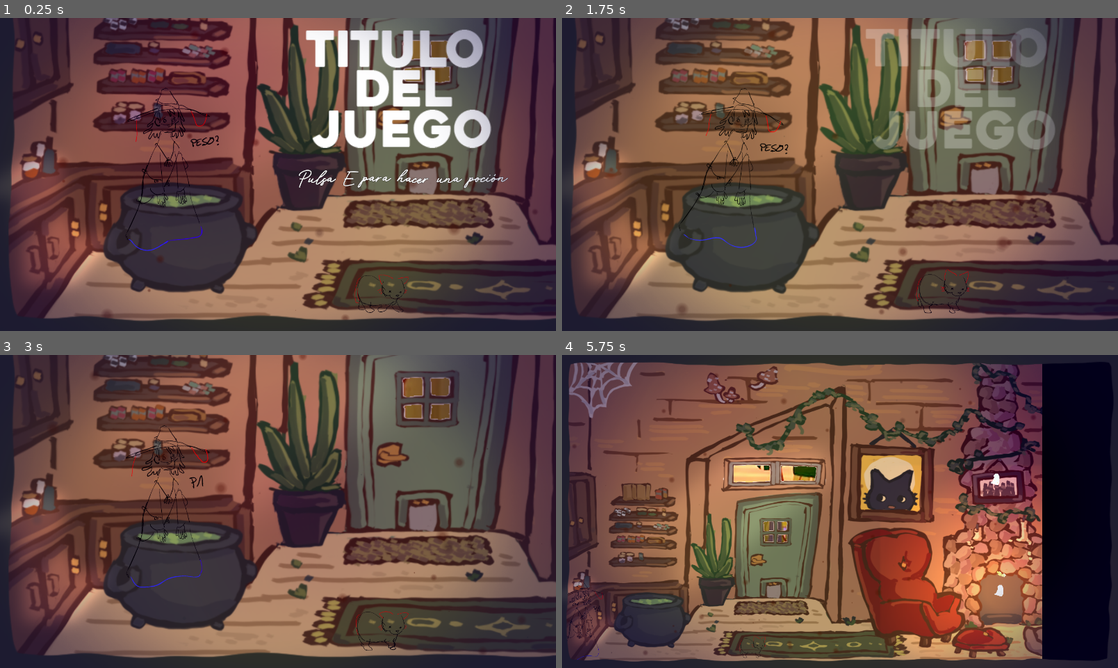
Above: before the commit, frames 1-4 (two rows, left to right).
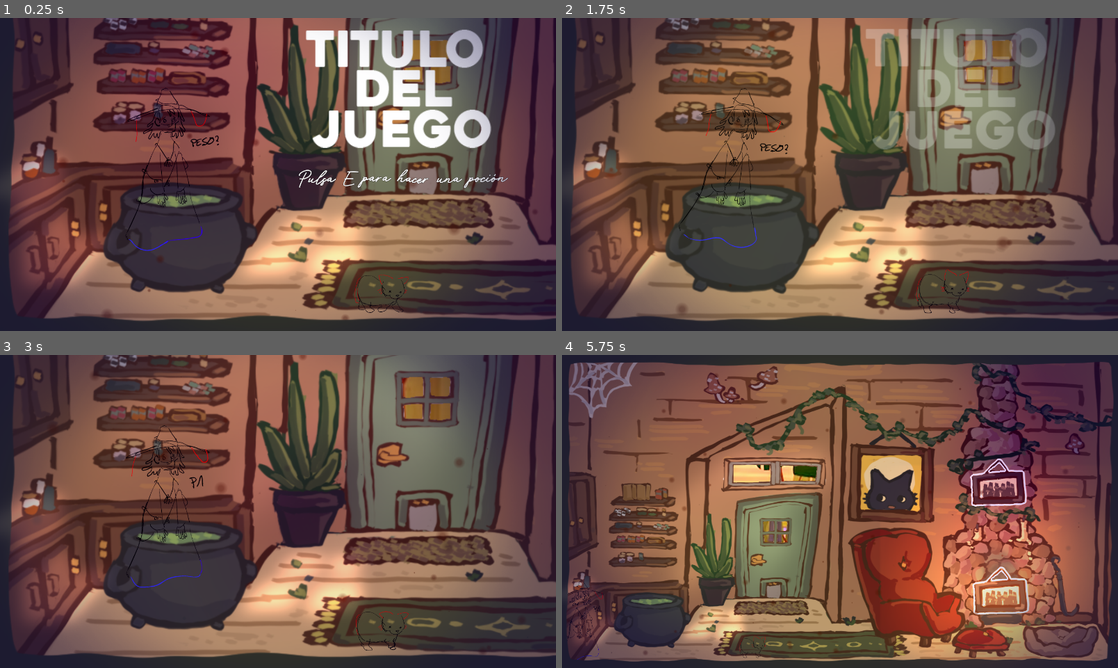
Above: after the commit, the same moments.

Repository: Mapachana/GlobalGameJam25
Game: Godot game, scene res://Scenes/Main.tscn
Two runs of this game, one before a commit and one after it. Both use one fixed random seed, a clock stepped at 60 frames per second and the inputs below. Sound files missing from this copy of the repository are replaced by a short silence.
Inputs:
- Up to frame 1 (0.25 s): no input
- Up to frame 2 (1.75 s): tap E at 0.5, 1.25 s; hold Right (ui_right) 0.53-1.28 s; tap Enter (ui_accept) at 0.77, 1.52 s; hold Down (ui_down) from 1.28 s (still down)
- Up to frame 3 (3 s): release Down (ui_down) at 2.03 s; hold Right (ui_right) 2.03-2.78 s; hold Up (ui_up) from 2.78 s (still down)
- Up to frame 4 (5.75 s): tap Enter (ui_accept) at 3.02, 3.77, 4.52 s; release Up (ui_up) at 3.53 s; hold Left (ui_left) 3.53-5.03 s; hold Down (ui_down) from 5.03 s (still down)

The runs differ from the first frame. In frame 1, 4.2% of the frame differs, in the area x 43-81%, y 6-85%; in frame 2, 4.5%; in frame 3, 4.6%; in frame 4, 15%, in the area x 2-100%, y 2-98%.

Commit message:
ni idea!

Diff:
--- a/ggj2025/Scenes/Estrofa2_anim.tscn
+++ b/ggj2025/Scenes/Estrofa2_anim.tscn
@@ -1,6 +1,6 @@
 [gd_scene load_steps=7 format=3 uid="uid://co1y2smwhfuv7"]
 
-[ext_resource type="Texture2D" uid="uid://bfmy6g4yytdjr" path="res://Images/DRAMA.png" id="1_xfm2x"]
+[ext_resource type="Texture2D" uid="uid://ckwgs27kt2ixq" path="res://Images/cosas salon/salon fondo.png" id="1_ehdg2"]
 
 [sub_resource type="Gradient" id="Gradient_m4pro"]
 offsets = PackedFloat32Array(0.547718, 0.962656, 1)
@@ -87,7 +87,7 @@
 modulate = Color(1, 1, 1, 0)
 position = Vector2(721, 410)
 scale = Vector2(1.26957, 1.26957)
-texture = ExtResource("1_xfm2x")
+texture = ExtResource("1_ehdg2")
 
 [node name="RichTextLabel2" type="RichTextLabel" parent="."]
 offset_left = 1141.0
--- a/ggj2025/Scenes/Main.tscn
+++ b/ggj2025/Scenes/Main.tscn
@@ -12,7 +12,6 @@
 [ext_resource type="Texture2D" uid="uid://ch5mkjvvi1dmw" path="res://Images/cosas salon/caldero.png" id="5_0lyv4"]
 [ext_resource type="Texture2D" uid="uid://bid536u4ornod" path="res://Images/estudio sucio.jpg" id="5_2dtpk"]
 [ext_resource type="Texture2D" uid="uid://bgrjt4dgkhlwf" path="res://Images/pj IDLE/idle0001.png" id="6_2dvtn"]
-[ext_resource type="Texture2D" uid="uid://ctg3m3wjs3nwm" path="res://Images/cosas salon/cuadro.png" id="6_p13jp"]
 [ext_resource type="Texture2D" uid="uid://22fqkovei0yb" path="res://Images/pj IDLE/idle0002.png" id="7_mx3v3"]
 [ext_resource type="AudioStream" uid="uid://77latoqsh4re" path="res://Music/prueba/GGJ2024.ogg" id="7_t5vac"]
 [ext_resource type="PackedScene" uid="uid://d18pqfbs864oc" path="res://Scenes/Objeto.tscn" id="8_nq87s"]
@@ -46,14 +45,25 @@
 [ext_resource type="Texture2D" uid="uid://c3ewlmdqv23a" path="res://Images/ilum suelo buhardilla.png" id="41_qlss1"]
 [ext_resource type="Texture2D" uid="uid://bcr7vug34wtgi" path="res://Images/ilum buhardilla.png" id="42_swuu4"]
 [ext_resource type="Texture2D" uid="uid://bshevujjg4hi3" path="res://Images/ilum suelo dormitorio.png" id="43_ey5m7"]
+[ext_resource type="Texture2D" uid="uid://bv2ml5jl1tdb8" path="res://Images/suelo detalle salon 2.png" id="43_pxu3q"]
+[ext_resource type="Texture2D" uid="uid://b35qjo2ntd7tm" path="res://Images/salon luz 2.png" id="44_r4hhc"]
 [ext_resource type="Texture2D" uid="uid://bcaw08ihri0rb" path="res://Images/ilum dormitorio.png" id="44_whxl0"]
 [ext_resource type="Texture2D" uid="uid://drvsthgclasin" path="res://Images/TITULO.png" id="45_g40rn"]
 [ext_resource type="FontFile" uid="uid://djlc0jlsskgd8" path="res://fuentes/Witches Friend Script.ttf" id="46_wc5us"]
 [ext_resource type="Texture2D" uid="uid://ddbdc28moknao" path="res://Images/cosas salon/sofa y reposapies.png" id="48_d4wyc"]
 
-[sub_resource type="Gradient" id="Gradient_7gbkl"]
-offsets = PackedFloat32Array(0, 0.0266667, 1)
-colors = PackedColorArray(0.220588, 0.220588, 0.220588, 1, 0.833439, 0.679624, 0.389241, 1, 1, 1, 1, 1)
+[sub_resource type="Gradient" id="Gradient_hwerc"]
+offsets = PackedFloat32Array(0.346154, 0.700855, 1)
+colors = PackedColorArray(1, 1, 1, 1, 0, 0, 0, 0, 0, 0, 0, 0)
+
+[sub_resource type="GradientTexture2D" id="GradientTexture2D_548se"]
+gradient = SubResource("Gradient_hwerc")
+fill = 1
+fill_from = Vector2(0.5, 0.5)
+
+[sub_resource type="Curve" id="Curve_dxhqh"]
+_data = [Vector2(0.103704, 0.266768), 0.0, 0.0, 0, 0, Vector2(0.52963, 0.980183), 0.0, 0.0, 0, 0]
+point_count = 2
 
 [sub_resource type="SpriteFrames" id="SpriteFrames_dgg74"]
 animations = [{
@@ -342,39 +352,36 @@
 scale = Vector2(0.996542, 1)
 texture = ExtResource("5_0lyv4")
 
-[node name="Cuadro" type="Sprite2D" parent="Salon"]
-position = Vector2(404.098, -77)
-scale = Vector2(0.996542, 1)
-texture = ExtResource("6_p13jp")
-
 [node name="CPUParticles2D" type="CPUParticles2D" parent="Salon"]
-position = Vector2(408.084, 162)
-amount = 5
-lifetime = 2.0
+position = Vector2(410.077, 222)
+amount = 40
+lifetime = 10.0
 explosiveness = 0.16
 randomness = 0.15
+texture = SubResource("GradientTexture2D_548se")
 emission_shape = 1
-emission_sphere_radius = 8.0
-direction = Vector2(0, 0)
-spread = 10.0
+emission_sphere_radius = 10.0
+direction = Vector2(0, -1)
+spread = 20.0
 gravity = Vector2(0, 0)
-initial_velocity_min = 5.0
-initial_velocity_max = 8.0
+initial_velocity_min = 10.0
+initial_velocity_max = 20.0
 angle_max = 90.0
-scale_amount_min = 4.0
-scale_amount_max = 9.0
-color = Color(1, 1, 0.705882, 1)
-color_ramp = SubResource("Gradient_7gbkl")
-
-[node name="SalonBorde" type="Sprite2D" parent="."]
+scale_amount_max = 3.0
+scale_amount_curve = SubResource("Curve_dxhqh")
+color = Color(0.309804, 0.309804, 0.309804, 0.168627)
+
+[node name="SalonBorde" type="Sprite2D" parent="Salon"]
 z_index = 1
-position = Vector2(722.5, 405)
-scale = Vector2(1.00347, 1)
 texture = ExtResource("4_dy0fd")
 
 [node name="Cocina" type="Sprite2D" parent="."]
 position = Vector2(2167.5, 405)
 texture = ExtResource("3_40vug")
+
+[node name="SalonBorde" type="Sprite2D" parent="Cocina"]
+z_index = 1
+texture = ExtResource("4_dy0fd")
 
 [node name="CieloPlaceholder" type="Sprite2D" parent="."]
 position = Vector2(1985, -1417)
@@ -390,6 +397,38 @@
 position = Vector2(2167.5, -405)
 scale = Vector2(1.00347, 1)
 texture = ExtResource("5_2dtpk")
+
+[node name="SalonBorde" type="Sprite2D" parent="Dormitorio"]
+z_index = 1
+texture = ExtResource("4_dy0fd")
+
+[node name="Obj1" parent="." instance=ExtResource("8_nq87s")]
+position = Vector2(1128, 330)
+cancion = "explotar.mp3"
+anim = 1
+
+[node name="Obj2" parent="." instance=ExtResource("8_nq87s")]
+position = Vector2(1134, 610)
+tipo = 1
+anim = 1
+
+[node name="Obj3" parent="." instance=ExtResource("8_nq87s")]
+position = Vector2(2728, 740)
+anim = 3
+
+[node name="Obj4" parent="." instance=ExtResource("8_nq87s")]
+position = Vector2(2586, 286)
+tipo = 1
+anim = 4
+
+[node name="Obj5" parent="." instance=ExtResource("8_nq87s")]
+position = Vector2(2694, -145)
+anim = 5
+
+[node name="Obj6" parent="." instance=ExtResource("8_nq87s")]
+position = Vector2(1635, -434)
+tipo = 1
+anim = 6
 
 [node name="PJ" type="CharacterBody2D" parent="."]
 position = Vector2(227, 615)
@@ -515,6 +554,17 @@
 energy = 0.6
 texture = ExtResource("38_aecbm")
 
+[node name="IlumSuelo3" type="PointLight2D" parent="."]
+position = Vector2(394, 699)
+color = Color(0.928286, 0.84175, 0.737125, 1)
+energy = 0.9
+texture = ExtResource("43_pxu3q")
+
+[node name="IlumVentana3" type="PointLight2D" parent="."]
+position = Vector2(532, 538)
+energy = 0.6
+texture = ExtResource("44_r4hhc")
+
 [node name="IlumVentana2" type="PointLight2D" parent="."]
 position = Vector2(2547, 448)
 energy = 0.6
@@ -617,31 +667,3 @@
 
 [node name="EstrofaAnim6" parent="." instance=ExtResource("33_n074a")]
 position = Vector2(1440, 0)
-
-[node name="Obj1" parent="." instance=ExtResource("8_nq87s")]
-position = Vector2(1124, 322)
-cancion = "explotar.mp3"
-anim = 1
-
-[node name="Obj2" parent="." instance=ExtResource("8_nq87s")]
-position = Vector2(1134, 610)
-tipo = 1
-anim = 2
-
-[node name="Obj3" parent="." instance=ExtResource("8_nq87s")]
-position = Vector2(2728, 740)
-anim = 3
-
-[node name="Obj4" parent="." instance=ExtResource("8_nq87s")]
-position = Vector2(2586, 286)
-tipo = 1
-anim = 4
-
-[node name="Obj5" parent="." instance=ExtResource("8_nq87s")]
-position = Vector2(2694, -145)
-anim = 5
-
-[node name="Obj6" parent="." instance=ExtResource("8_nq87s")]
-position = Vector2(1635, -434)
-tipo = 1
-anim = 6
--- a/ggj2025/Scenes/Objeto.tscn
+++ b/ggj2025/Scenes/Objeto.tscn
@@ -3,8 +3,8 @@
 [ext_resource type="Script" path="res://Scenes/objeto.gd" id="1_kxa58"]
 [ext_resource type="AudioStream" uid="uid://c1d20tty70573" path="res://Music/prueba/explotar.mp3" id="2_43r4o"]
 [ext_resource type="Shader" path="res://Shaders/Objeto.gdshader" id="2_i7tvo"]
+[ext_resource type="Texture2D" uid="uid://ctg3m3wjs3nwm" path="res://Images/cosas salon/cuadro.png" id="3_1s1fv"]
 [ext_resource type="AudioStream" uid="uid://de8rrltkgelqd" path="res://Music/prueba/risa1.mp3" id="3_gm0cg"]
-[ext_resource type="Texture2D" uid="uid://luqfbrv3dabi" path="res://Images/pj proto.png" id="3_hk622"]
 [ext_resource type="AudioStream" uid="uid://pn17tml2vq4x" path="res://Music/prueba/risa2.mp3" id="4_5xbnr"]
 
 [sub_resource type="CircleShape2D" id="CircleShape2D_1j233"]
@@ -36,8 +36,7 @@
 
 [node name="Sprite2D" type="Sprite2D" parent="."]
 material = SubResource("ShaderMaterial_6slwi")
-scale = Vector2(0.25, 0.25)
-texture = ExtResource("3_hk622")
+texture = ExtResource("3_1s1fv")
 
 [node name="AudioStreamPlayer" type="AudioStreamPlayer" parent="."]
 stream = SubResource("AudioStreamPlaylist_02yk6")
--- a/ggj2025/Scenes/PJ.gd
+++ b/ggj2025/Scenes/PJ.gd
@@ -16,6 +16,7 @@
 	tween = get_tree().create_tween()
 	rotation = deg_to_rad(-target_angle)
 	start_rotation()
+	self.add_to_group("pj")
 
 
 func start_rotation():
--- a/ggj2025/Scenes/objeto.gd
+++ b/ggj2025/Scenes/objeto.gd
@@ -55,7 +55,8 @@
 
 # Si esta en el area:
 func _on_body_entered(body: Node2D) -> void:
-	perso_en_area = true
+	if body.is_in_group("pj"):
+		perso_en_area = true
 
 	pass
 
Binary file changed: ggj2025/Images/cosas salon/salon fondo.png
Binary file added: ggj2025/Images/salon luz 2.png
Not shown, added: ggj2025/Images/salon luz 2.png.import
Binary file added: ggj2025/Images/suelo detalle salon 2.png
Not shown, added: ggj2025/Images/suelo detalle salon 2.png.import
Not shown: 1 places in ggj2025/Scenes/Main.tscn that only renumber resources
Not shown: 1 places in ggj2025/Scenes/MainAuxiliar.tscn that only renumber resources
